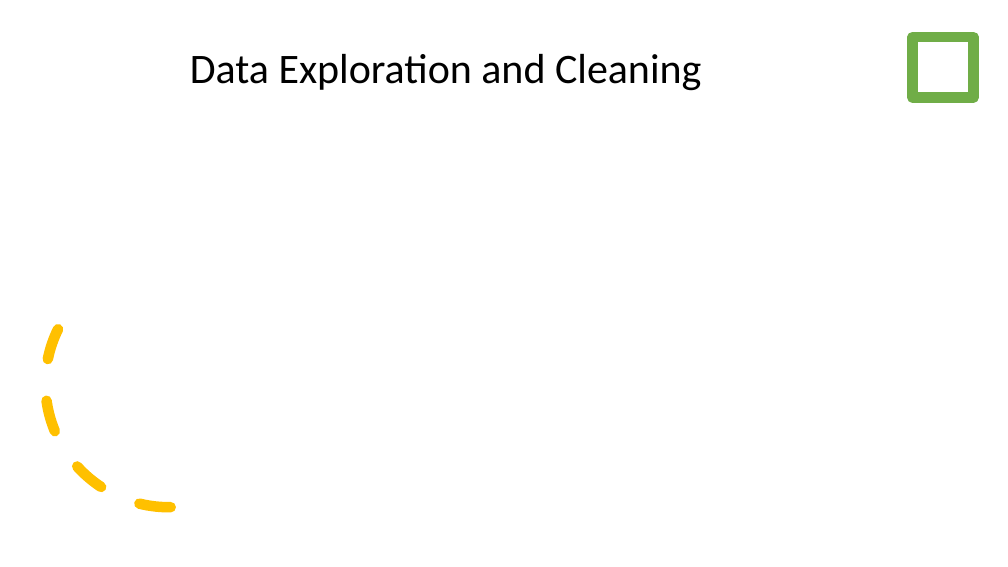
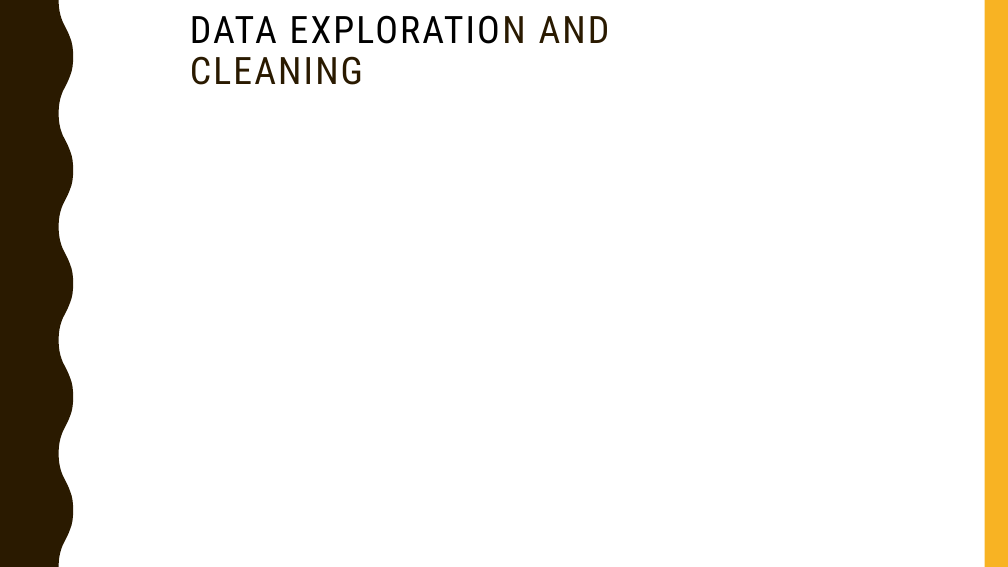
Before and after one commit to SyedFarman/Chicago_Traffic_Crashes, a slide deck: slide 3 of Slides.pptx. Drawn at 1008x567 pixels with LibreOffice and Linux fonts; fonts in the diff are those of the drawing. Boxes give left, top, right and bottom in pixels: in the first picture for what was removed or moved away, otherwise in the second. Text is boxed around its words. In the diff, an @@ line names an element or a change of style, - is before the commit and + after.

```diff
--- a/Slides.pptx
+++ b/Slides.pptx
@@ freeform shape added at (0,0,73,567), fill #2A1A00 @@
@@ title at (190,15,610,85): text changed; size 40 to 36 pt; font Calibri to Roboto Condensed @@
-Data Exploration and Cleaning
+DATA EXPLORATION AND CLEANING
@@ rectangle added at (985,0,1008,567), fill #F8B323 @@
@@ rectangle removed at (913,37,973,98) @@
@@ arc (boxed as its full ellipse) removed at (39,254,299,514) @@
```
Also in this commit, not shown: 4 other slides changed, 2 slides added, 1 slide removed, 2 other files.
